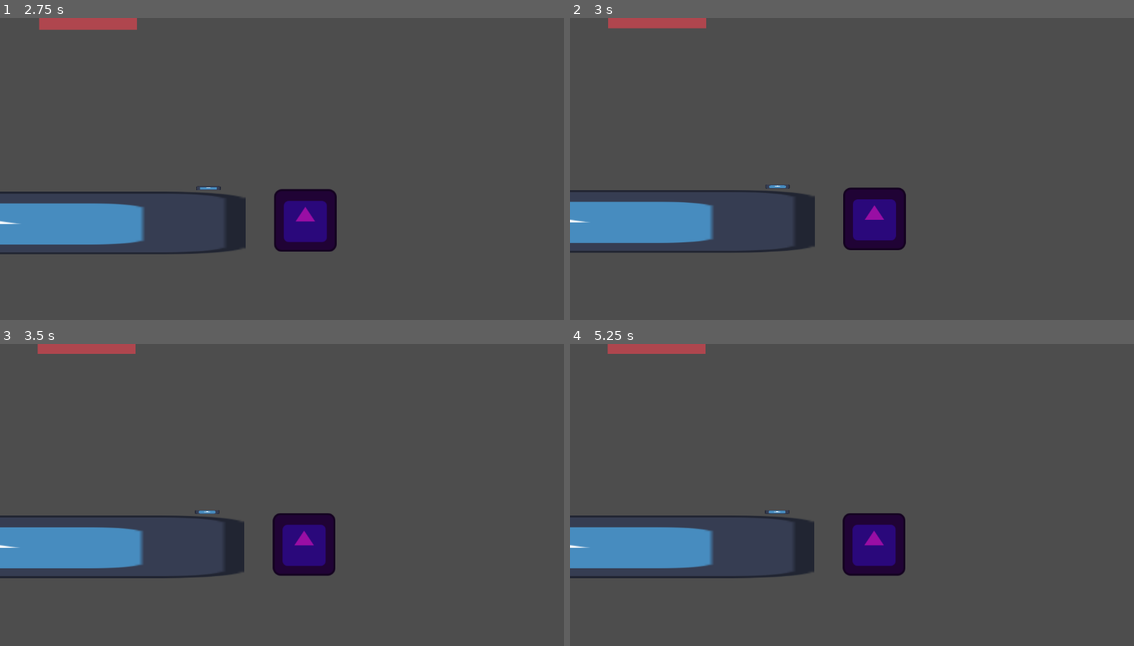
Above: before the commit, frames 1-4 (two rows, left to right).
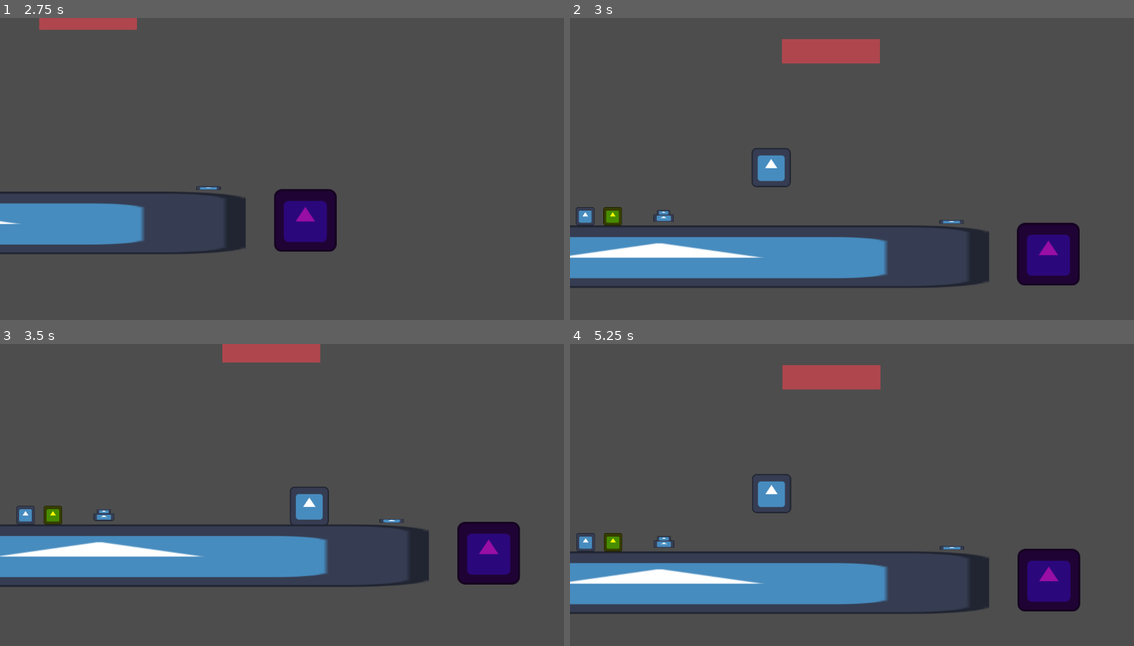
Above: after the commit, the same moments.

Repository: Monczak/warsztatyletni2025
Game: Godot game, scene res://src/Root.tscn
Same seed, same stepped clock (60 frames per second), same inputs: the game is played once before the commit and once after it. The engine's default icon, where the game draws it, is replaced by a stand-in: a white triangle on a blue panel in a dark square.
Inputs:
- Up to frame 1 (2.75 s): hold Right (MoveRight) 0.53-2.03 s; tap Z (Interact) at 0.6, 1.35, 2.1 s; tap Up (Jump) at 0.77, 1.52 s; hold Left (MoveLeft) from 2.03 s (still down)
- Up to frame 2 (3 s): release Left (MoveLeft) at 2.78 s; hold Right (MoveRight) from 2.78 s (still down); tap Z (Interact) at 2.85 s
- Up to frame 3 (3.5 s): keep holding Right (MoveRight); tap Up (Jump) at 3.02 s
- Up to frame 4 (5.25 s): tap Z (Interact) at 3.6, 4.35, 5.1 s; tap Up (Jump) at 3.77, 4.52 s; release Right (MoveRight) at 4.28 s; hold Left (MoveLeft) 4.28-5.03 s; hold Right (MoveRight) from 5.03 s (still down)

Frame 1 is identical in both runs. In frame 2, 19% of the frame differs, in the area x 0-91%, y 0-90%; in frame 3, 15%; in frame 4, 19%.
Error before the commit: Attempt to call function 'get_camera' in base 'null instance' on a null instance. (res://src/singletons/Game.gd:18)

Commit message:
Fix Goo crashing

Diff:
--- a/src/singletons/Game.gd
+++ b/src/singletons/Game.gd
@@ -7,11 +7,10 @@
 
 
 @onready var _root: Root = get_tree().root.get_node("Root")
-@onready var _world: World = _root.get_node("World")
 
 
 func get_world() -> World:
-    return _world
+    return _root.get_node("World")
 
 
 func get_camera() -> Camera:
